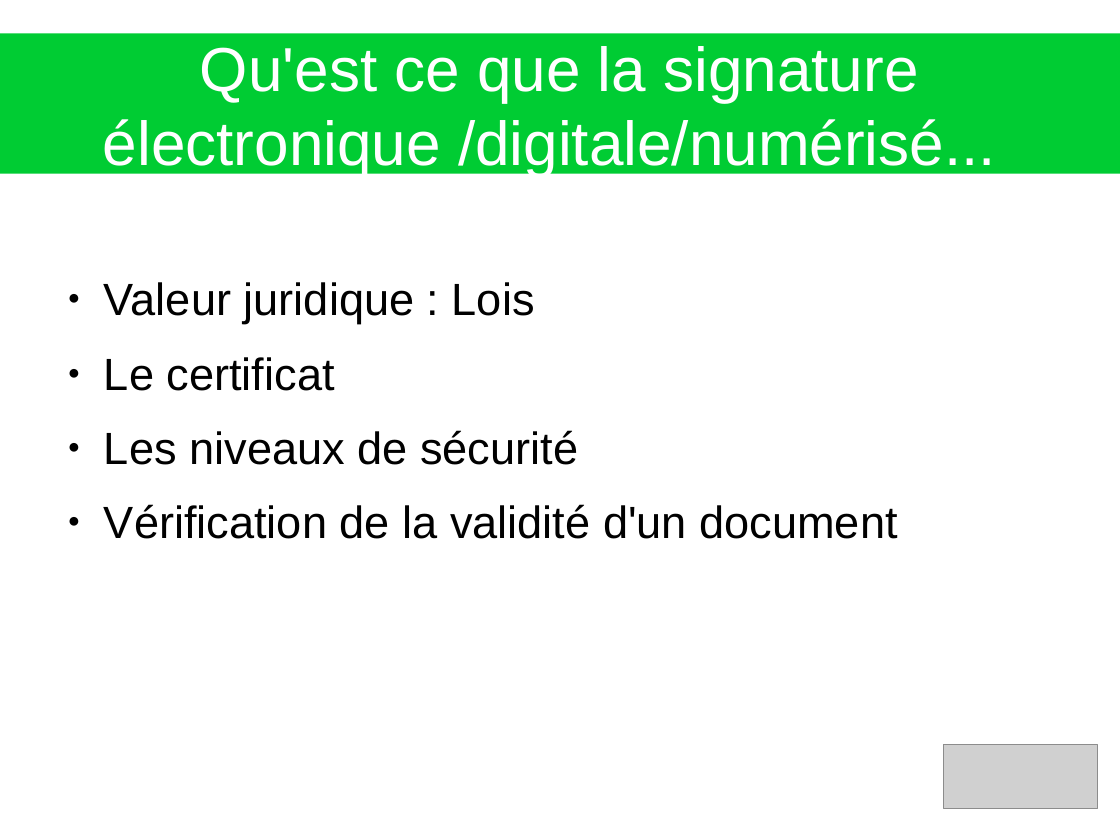
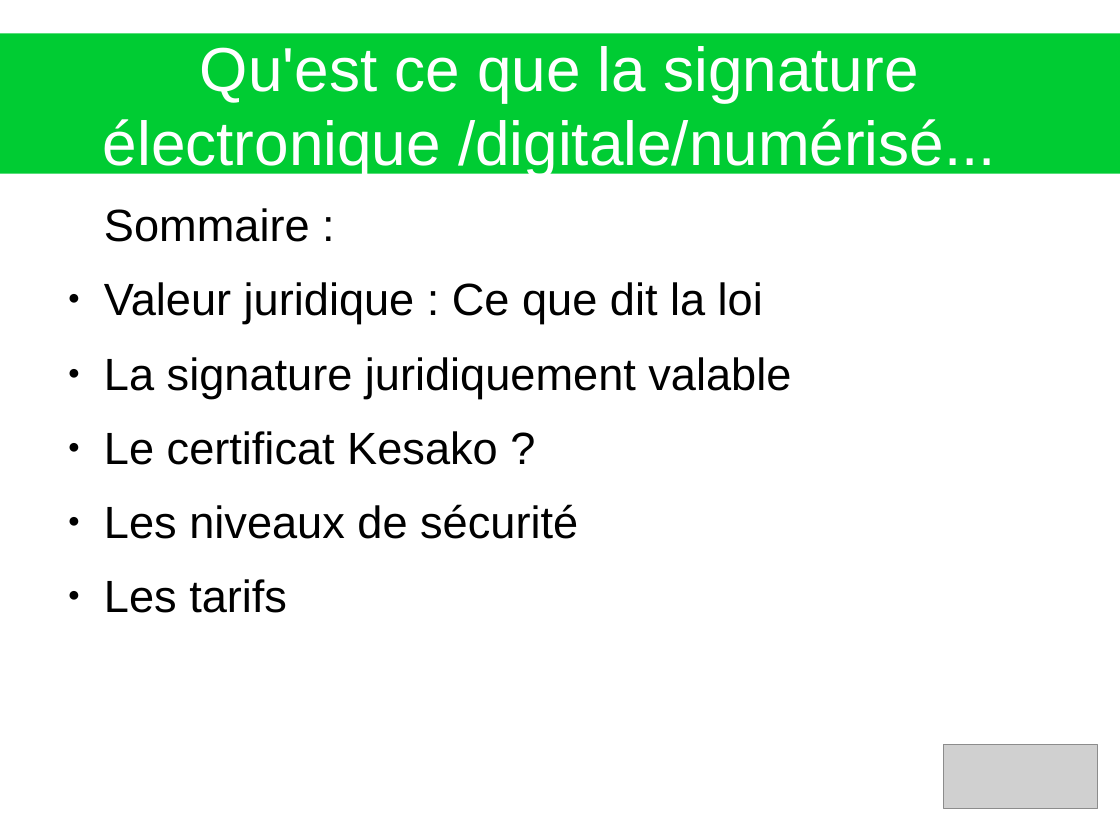
Before and after one commit to heylve/current, a slide deck: slide 1 of Presentations/SignatureElec.odp. Drawn at 1120x840 pixels with LibreOffice and Linux fonts; fonts in the diff are those of the drawing; grey boxes stand for pictures. Boxes give left, top, right and bottom in pixels: in the first picture for what was removed or moved away, otherwise in the second. Text is boxed around its words. In the diff, an @@ line names an element or a change of style, - is before the commit and + after.

```diff
--- a/Presentations/SignatureElec.odp
+++ b/Presentations/SignatureElec.odp
@@ text at (104,208,791,465): text changed @@
-● Valeur juridique : Lois
-● Le certificat
+Sommaire :
+● Valeur juridique : Ce que dit la loi
+● La signature juridiquement valable
+● Le certificat Kesako ?
@@ text at (104,579,287,613): text changed @@
-● Vérification de la validité d'un document
+● Les tarifs
```
Also in this commit, not shown: 1 other slide changed, 7 slides removed, 3 other files.
